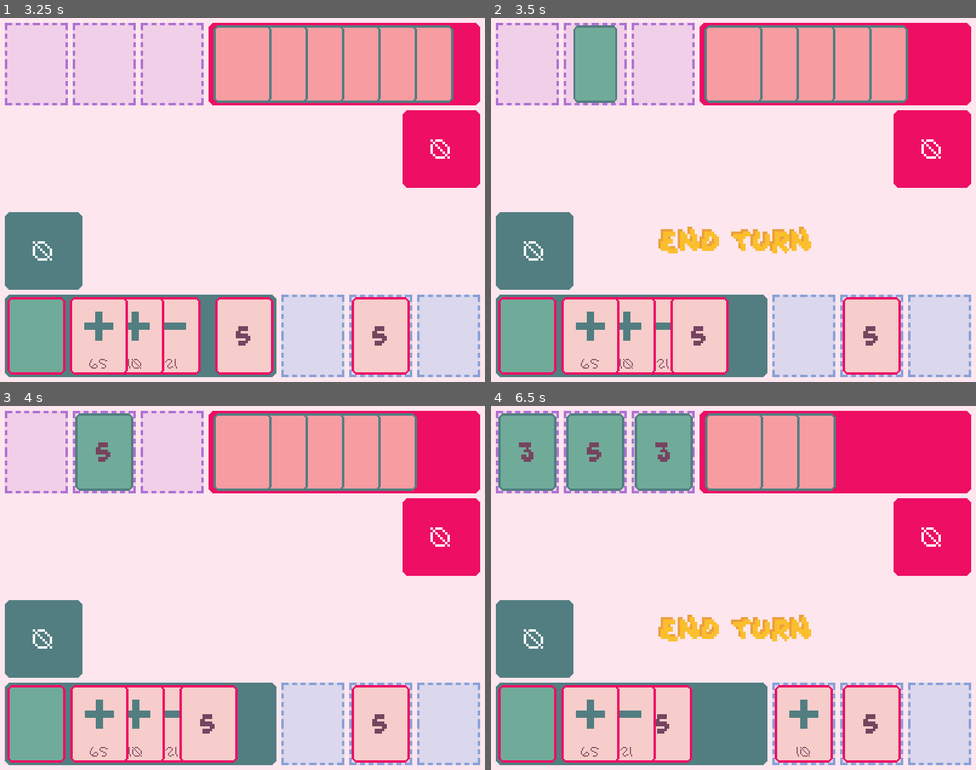
Above: before the commit, frames 1-4 (two rows, left to right).
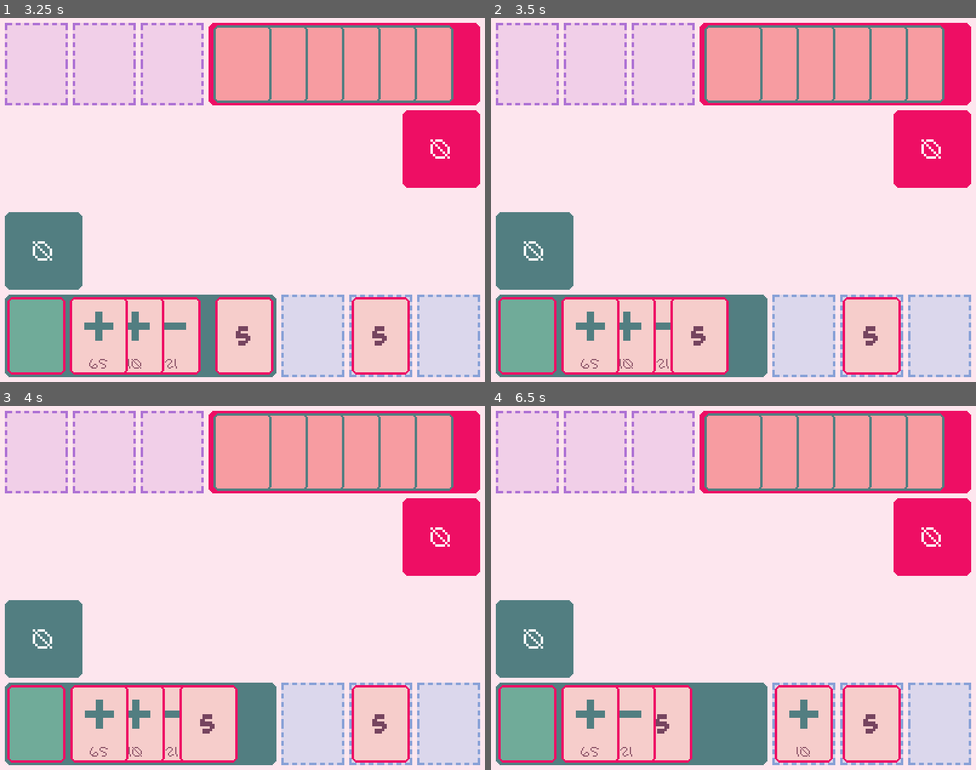
Above: after the commit, the same moments.

Repository: ajulo-awow/shifty_shuffle_new
Game: Godot game, scene res://scenes/menus/start_menu.tscn
Two runs of this game, one before a commit and one after it. Both use one fixed random seed, a clock stepped at 60 frames per second and the inputs below.
Inputs (mouse positions are in pixels of both pictures, inside the frame that each line leads up to):
- Up to frame 1 (3.25 s): click (242, 280) at 0.5 s; click "END TURN" at 1.25 s; tap Enter at 2 s; drag from (242, 334) to (97, 334) at 2.02 s; drag from (208, 334) to (378, 334) at 2.77 s
- Up to frame 2 (3.5 s): no input
- Up to frame 3 (4 s): click (242, 628) at 3.5 s, where only the run before the commit has a clickable "END TURN"
- Up to frame 4 (6.5 s): tap Space at 4.25 s; move the mouse to (665, 722) at 4.27 s; click (665, 722) at 4.42 s; click (733, 628) at 5 s, where only the run before the commit has a clickable "END TURN"; tap Enter at 5.75 s; drag from (626, 722) to (806, 722) at 5.77 s

Frame 1 is identical in both runs. In frame 2, 4.8% of the frame differs, in the area x 17-94%, y 2-65%; in frame 3, 4.1%; in frame 4, 14%, in the area x 1-94%, y 2-65%.
Error after the commit: Invalid access to property or key 'position' on a base object of type 'null instance'. (res://scripts/managers/turn_manager.gd:66)

Commit message:
refactor: opp card slot names

Diff:
--- a/scenes/managers/game_manager.tscn
+++ b/scenes/managers/game_manager.tscn
@@ -162,11 +162,11 @@
 position = Vector2(60, 76)
 script = null
 
-[node name="opp_slot2" parent="opp_card_slots" instance=ExtResource("13_qg3pd")]
+[node name="opp_slot_2" parent="opp_card_slots" instance=ExtResource("13_qg3pd")]
 position = Vector2(172, 76)
 script = null
 
-[node name="opp_slot3" parent="opp_card_slots" instance=ExtResource("13_qg3pd")]
+[node name="opp_slot_3" parent="opp_card_slots" instance=ExtResource("13_qg3pd")]
 position = Vector2(284.7, 76)
 script = null
 
